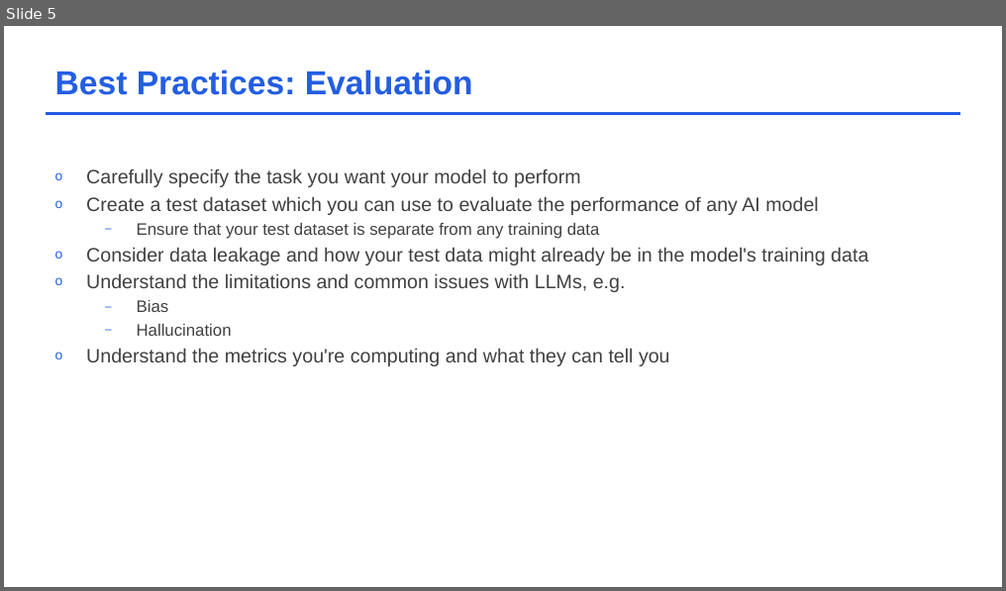
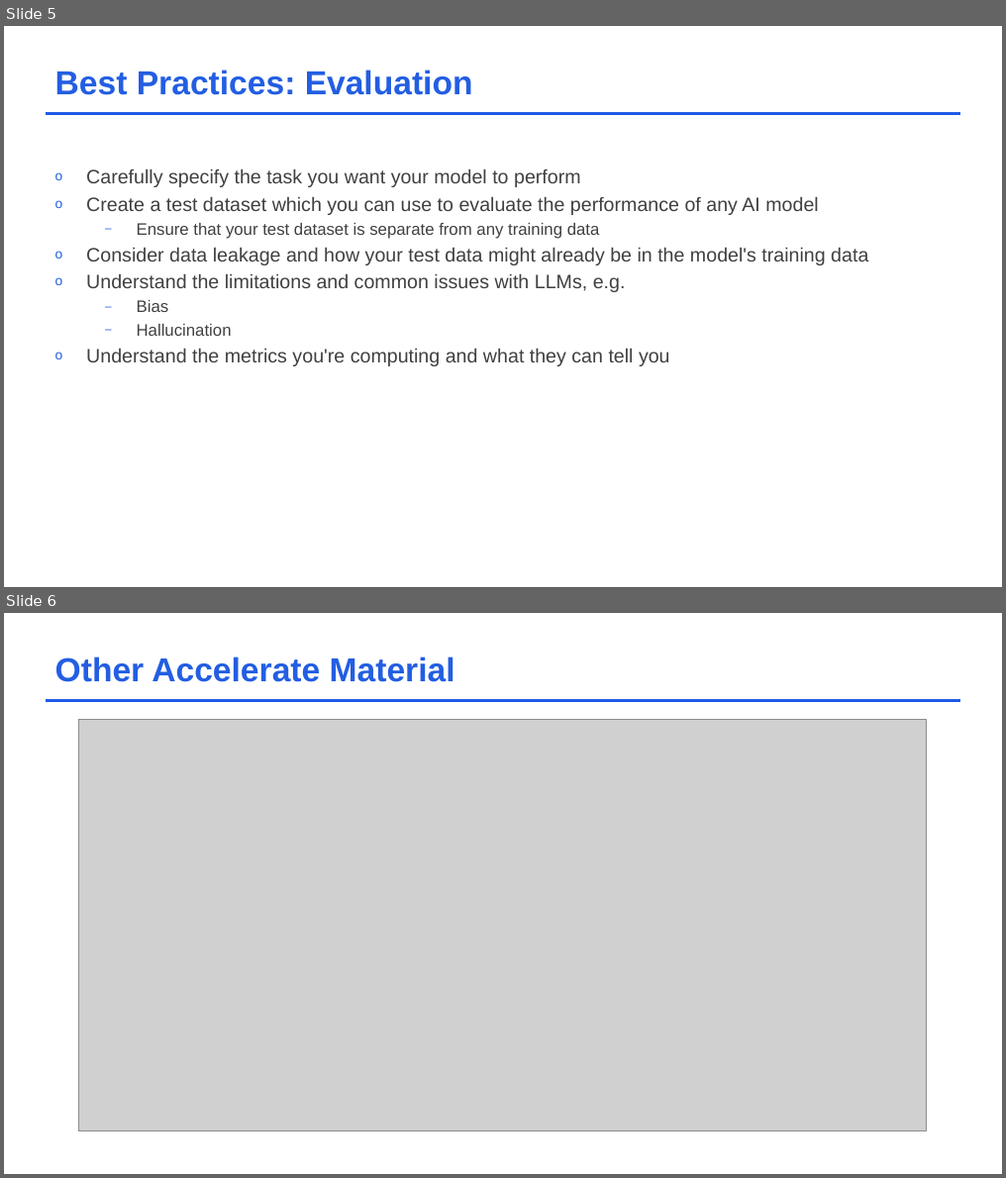
Before and after one commit to acceleratescience/large-language-models, a slide deck: Slides/6_WrapUp.pptx. Shown one above the other, each under a label of ours: slide 5 before the commit, slides 5 and 6 after it. The pictures are 1006x591 and 1006x1178 pixels, drawn with LibreOffice and Linux fonts; fonts in the diff are those of the drawing; grey boxes stand for pictures; background and template pictures are left out. Boxes give left, top, right and bottom in pixels: in the first picture for what was removed or moved away, otherwise in the second. Text is boxed around its words. In the diff, an @@ line names an element or a change of style, - is before the commit and + after.

Commit message:
Update slides

```diff
--- a/Slides/6_WrapUp.pptx
+++ b/Slides/6_WrapUp.pptx
@@ slide 6 added at (4, 613, 1002, 1174), background #FFFFFF; not listed: 1 template element that a slide beside it also shows @@
@@ text added at (55, 657, 455, 682), 24 pt, text #235EE2, bold @@
+Other Accelerate Material
@@ picture added at (79, 720, 927, 1132) @@
```
Also in this commit, not shown: 1 slide removed.
